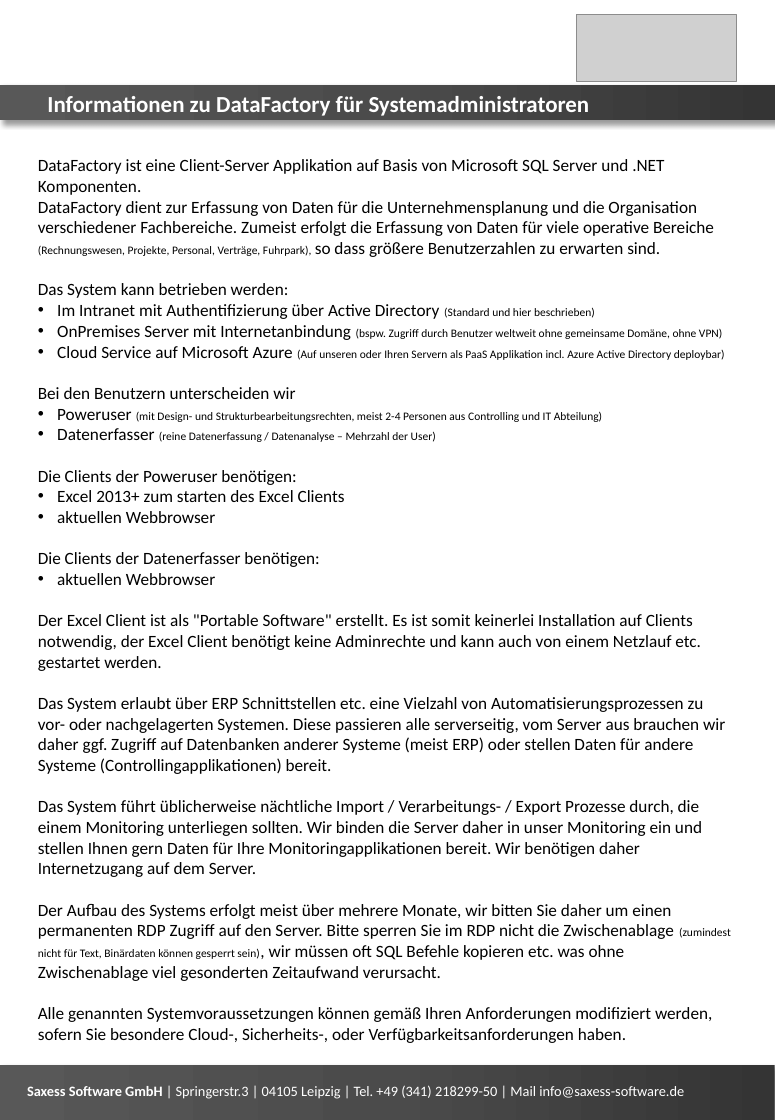
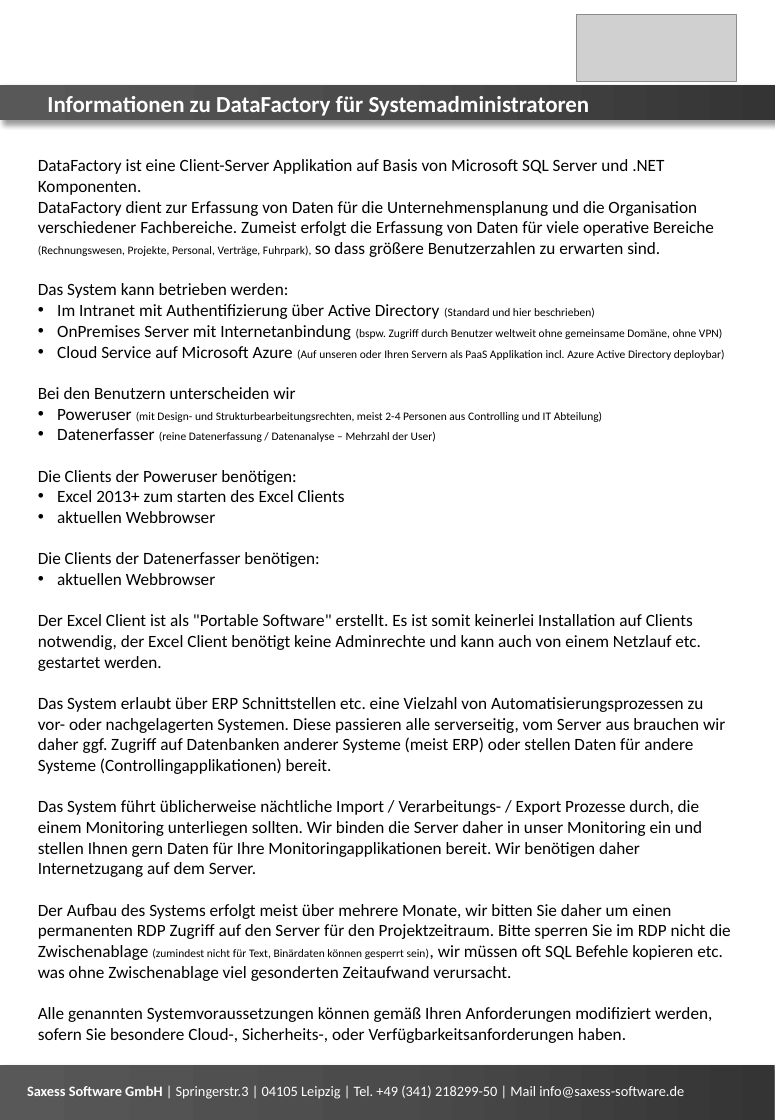
Before and after one commit to saxess-software/DataFactory-Knowledge-Center, a slide deck: slide 1 of 3a. DataFactory - Installation and Update/DataFactoy Systemvoraussetzungen.pptx. Drawn at 775x1120 pixels with LibreOffice and Linux fonts; fonts in the diff are those of the drawing; grey boxes stand for pictures. Boxes give left, top, right and bottom in pixels: in the first picture for what was removed or moved away, otherwise in the second. Text is boxed around its words. In the diff, an @@ line names an element or a change of style, - is before the commit and + after.

```diff
--- a/3a. DataFactory - Installation and Update/DataFactoy Systemvoraussetzungen.pptx
+++ b/3a. DataFactory - Installation and Update/DataFactoy Systemvoraussetzungen.pptx
@@ text at box(38, 904, 731, 981): text changed @@
-Der Aufbau des Systems erfolgt meist über mehrere Monate, wir bitten Sie daher um einen permanenten RDP Zugriff auf den Server. Bitte sperren Sie im RDP nicht die Zwischenablage (zumindest nicht für Text, Binärdaten können gesperrt sein), wir müssen oft SQL Befehle kopieren etc. was ohne Zwischenablage viel gesonderten Zeitaufwand verursacht.
+Der Aufbau des Systems erfolgt meist über mehrere Monate, wir bitten Sie daher um einen permanenten RDP Zugriff auf den Server für den Projektzeitraum. Bitte sperren Sie im RDP nicht die Zwischenablage (zumindest nicht für Text, Binärdaten können gesperrt sein), wir müssen oft SQL Befehle kopieren etc. was ohne Zwischenablage viel gesonderten Zeitaufwand verursacht.
```
Also in this commit, not shown: 1 other slide changed, 1 slide added, 3 other files.
